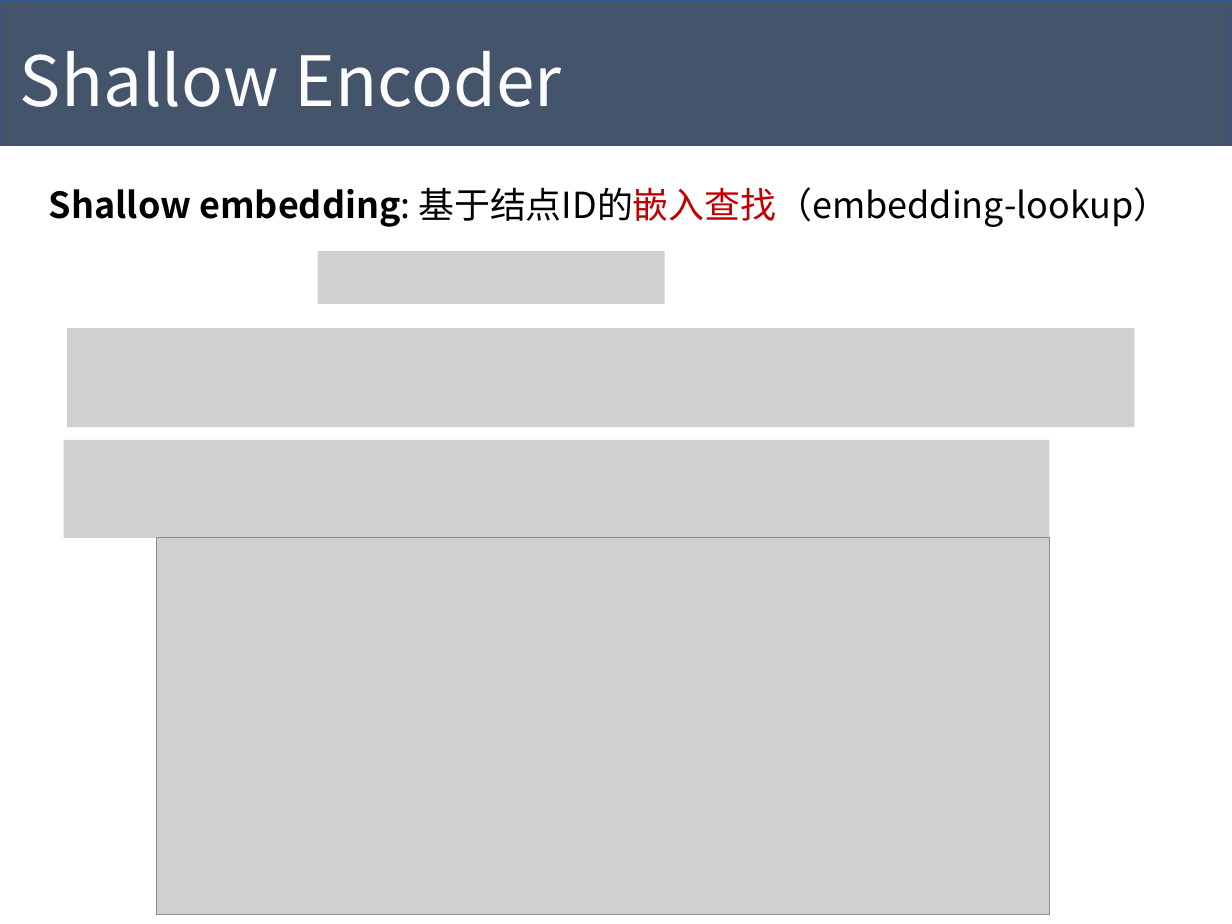
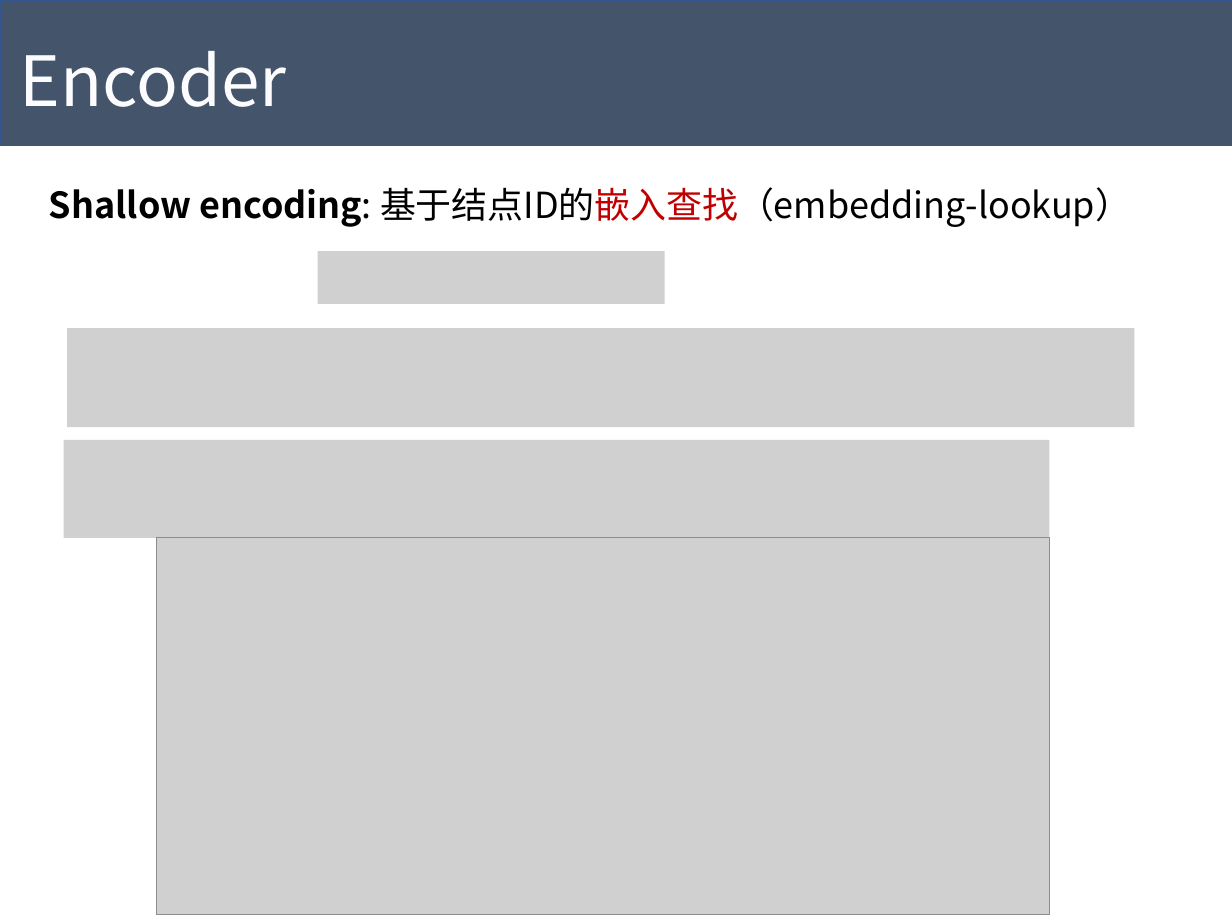
Before and after one commit to Tigerrr07/GNN-tiger, a slide deck: slide 4 of GE.pptx. Drawn at 1232x924 pixels with LibreOffice and Linux fonts; fonts in the diff are those of the drawing; grey boxes stand for pictures. Boxes give left, top, right and bottom in pixels: in the first picture for what was removed or moved away, otherwise in the second. Text is boxed around its words. In the diff, an @@ line names an element or a change of style, - is before the commit and + after.

```diff
--- a/GE.pptx
+++ b/GE.pptx
@@ text at bbox=[20, 51, 287, 107]: text changed @@
-Shallow Encoder
+Encoder
@@ text at bbox=[49, 187, 1131, 227]: text changed @@
-Shallow embedding: 基于结点ID的嵌入查找（embedding-lookup）
+Shallow encoding: 基于结点ID的嵌入查找（embedding-lookup）
```
Also in this commit, not shown: 4 other slides changed, 1 slide added, 1 slide removed.
